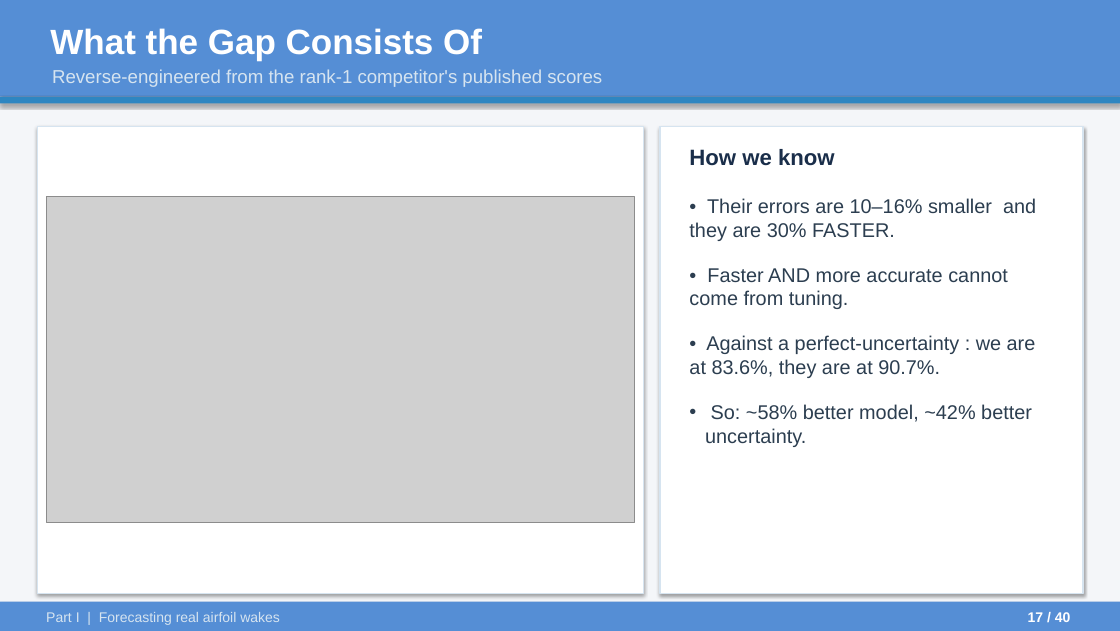
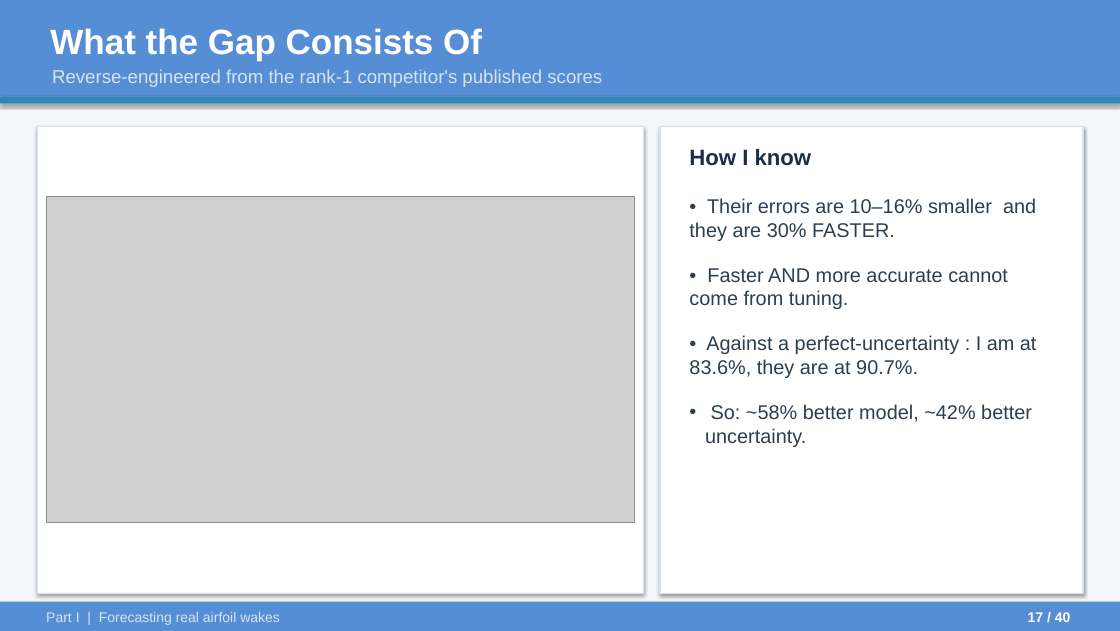
Before and after one commit to ARYAMANN7279/aurora-from-scratch-jax, a slide deck: slide 17 of UGP_Final/UGP_Final_Presentation.pptx. Drawn at 1120x631 pixels with LibreOffice and Linux fonts; fonts in the diff are those of the drawing; grey boxes stand for pictures. Boxes give left, top, right and bottom in pixels: in the first picture for what was removed or moved away, otherwise in the second. Text is boxed around its words. In the diff, an @@ line names an element or a change of style, - is before the commit and + after.

```diff
--- a/UGP_Final/UGP_Final_Presentation.pptx
+++ b/UGP_Final/UGP_Final_Presentation.pptx
@@ text at [689, 149, 812, 166]: text changed @@
-How we know
+How I know
@@ text at [689, 335, 1037, 378]: text changed @@
-• Against a perfect-uncertainty : we are at 83.6%, they are at 90.7%.
+• Against a perfect-uncertainty : I am at 83.6%, they are at 90.7%.
```
Also in this commit, not shown: 19 other slides changed, 2 other files.
